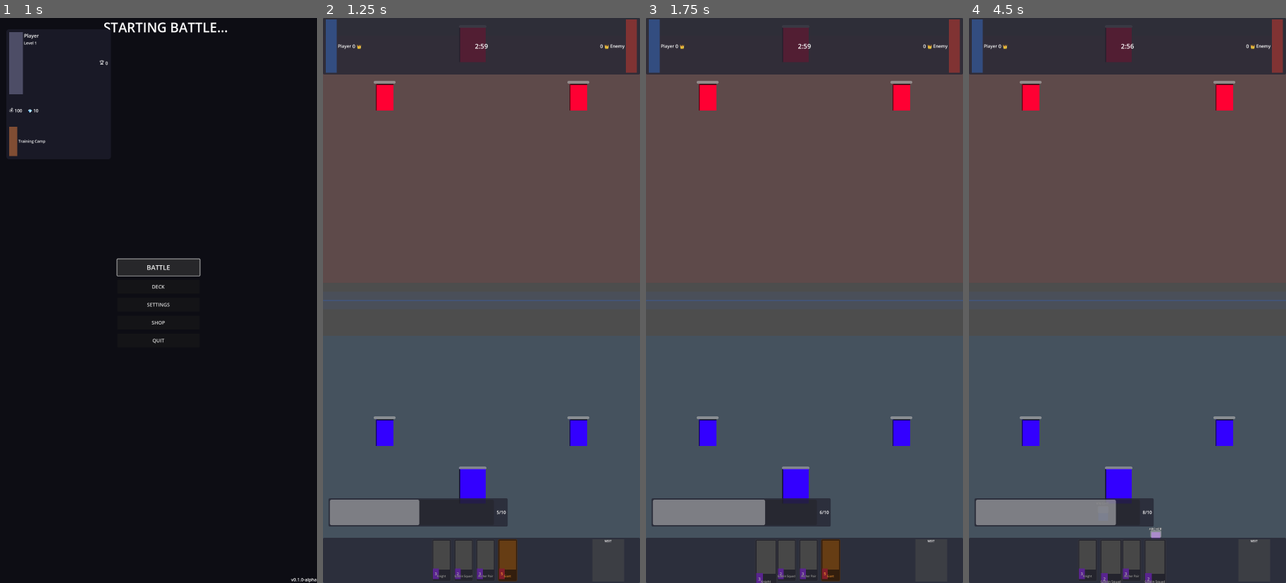
Above: before the commit, frames 1-4 (left to right).
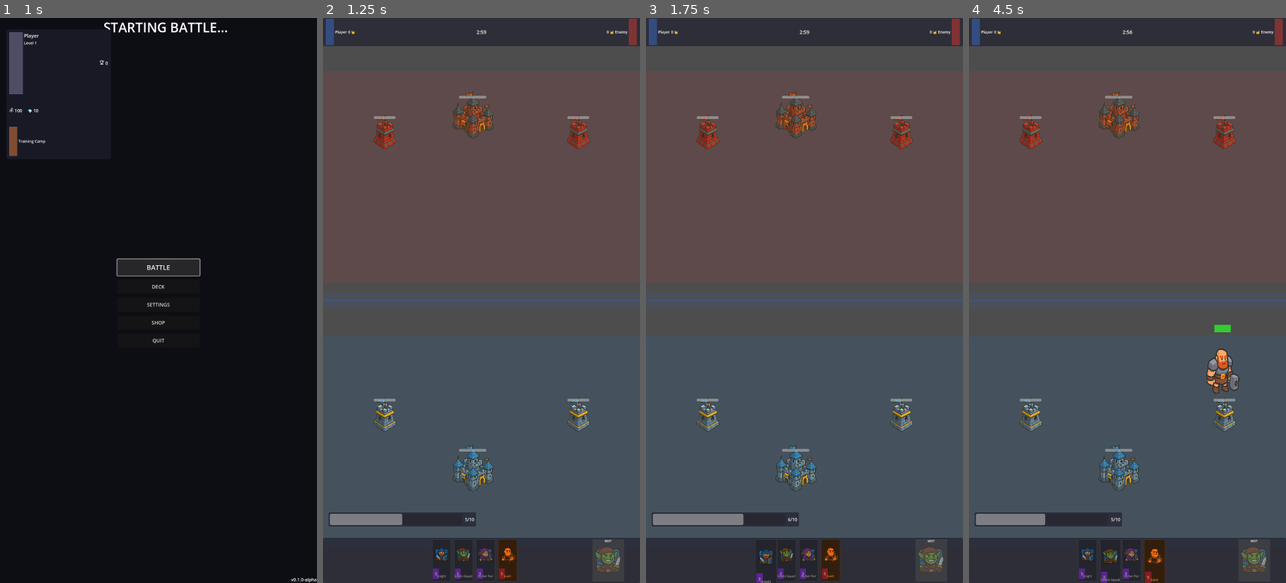
Above: after the commit, the same moments.

Repository: sethshoultes/battle-castles
Game: Godot game, scene res://scenes/ui/main_menu.tscn
The game is run twice, just before and just after one commit, with the same random seed, the same clock (stepped at 60 frames per second) and the same inputs.
Inputs (mouse positions are in pixels of both pictures, inside the frame that each line leads up to):
- Up to frame 1 (1 s): click "BATTLE" at 0.5 s
- Up to frame 2 (1.25 s): no input
- Up to frame 3 (1.75 s): tap Enter at 1.25 s; drag from (763, 560) to (706, 430) at 1.27 s
- Up to frame 4 (4.5 s): drag from (1108, 560) to (1029, 430) at 2.02 s; move the mouse to (1130, 560) at 2.77 s; hold D 2.78-3.5 s; tap 3 at 2.85 s; click (1130, 560) at 2.92 s; drag from (1152, 560) to (1029, 430) at 3.52 s; move the mouse to (1222, 385) at 4.27 s; hold S from 4.28 s (still down); tap Q at 4.35 s; click (1222, 385) at 4.42 s

Frame 1 is identical in both runs. In frame 2, 12% of the frame differs, in the area x 0-100%, y 0-98%; in frame 3, 12%; in frame 4, 13%, in the area x 0-100%, y 0-100%.

Commit message:
feat: Integrate sprite assets and improve battle UI
Add professional sprite assets for buildings, units, and cards:
- Building sprites: Player/enemy castles and towers (1024x1024)
- Card icons: Knight, Goblin, Archer, Giant
- Unit sprites: All 4 units with player/enemy variants
- UI card frame

Improve battlefield proportions and UI:
- Reduce battlefield height: 32→28 tiles for better aspect ratio
- Slim down top bar: 10%→5% screen height
- Reduce elixir bar: 60%→50% width, 5%→2.5% height
- Scale building sprites: Towers 0.135x, Castles 0.18x
- Reposition castles to avoid UI overlap

Add gameplay improvements:
- Unit spawn limits: 50 total, 30 per team
- Game over detection on castle destruction
- Elixir refund when hitting unit limits
- Victory/Defeat message display

Fix visual bugs:
- Remove gray ColorRect overlay on card icons
- Update unit rendering from ColorRect to Sprite2D
- Add styled health bars with green fill
- Position sprites properly (feet at origin)

🤖 Generated with [Claude Code](https://claude.com/claude-code)

Co-Authored-By: Claude <noreply@anthropic.com>

Diff:
--- a/client/resources/cards/archer.tres
+++ b/client/resources/cards/archer.tres
@@ -1,9 +1,11 @@
-[gd_resource type="Resource" script_class="CardData" load_steps=2 format=3]
+[gd_resource type="Resource" script_class="CardData" load_steps=3 format=3]
 
 [ext_resource type="Script" path="res://scripts/resources/card_data.gd" id="1"]
+[ext_resource type="Texture2D" path="res://assets/sprites/icons/archer_icon.png" id="2"]
 
 [resource]
 script = ExtResource("1")
+icon = ExtResource("2")
 card_name = "Archer Pair"
 description = "A pair of ranged attackers. Shoots from a distance and can hit air units."
 rarity = "Common"
--- a/client/resources/cards/giant.tres
+++ b/client/resources/cards/giant.tres
@@ -1,9 +1,11 @@
-[gd_resource type="Resource" script_class="CardData" load_steps=2 format=3]
+[gd_resource type="Resource" script_class="CardData" load_steps=3 format=3]
 
 [ext_resource type="Script" path="res://scripts/resources/card_data.gd" id="1"]
+[ext_resource type="Texture2D" path="res://assets/sprites/icons/giant_icon.png" id="2"]
 
 [resource]
 script = ExtResource("1")
+icon = ExtResource("2")
 card_name = "Giant"
 description = "Slow but durable, only attacks buildings. A real one-man wrecking crew!"
 rarity = "Rare"
--- a/client/resources/cards/goblin.tres
+++ b/client/resources/cards/goblin.tres
@@ -1,9 +1,11 @@
-[gd_resource type="Resource" script_class="CardData" load_steps=2 format=3]
+[gd_resource type="Resource" script_class="CardData" load_steps=3 format=3]
 
 [ext_resource type="Script" path="res://scripts/resources/card_data.gd" id="1"]
+[ext_resource type="Texture2D" path="res://assets/sprites/icons/goblin_icon.png" id="2"]
 
 [resource]
 script = ExtResource("1")
+icon = ExtResource("2")
 card_name = "Goblin Squad"
 description = "Three fast, unarmored melee attackers. Small, fast, and weak. Surround your enemies!"
 rarity = "Common"
--- a/client/resources/cards/knight.tres
+++ b/client/resources/cards/knight.tres
@@ -1,9 +1,11 @@
-[gd_resource type="Resource" script_class="CardData" load_steps=2 format=3]
+[gd_resource type="Resource" script_class="CardData" load_steps=3 format=3]
 
 [ext_resource type="Script" path="res://scripts/resources/card_data.gd" id="1"]
+[ext_resource type="Texture2D" path="res://assets/sprites/icons/knight_icon.png" id="2"]
 
 [resource]
 script = ExtResource("1")
+icon = ExtResource("2")
 card_name = "Knight"
 description = "A tough melee fighter. Deals good damage and can take a beating."
 rarity = "Common"
--- a/client/scenes/battle/battlefield.tscn
+++ b/client/scenes/battle/battlefield.tscn
@@ -1,9 +1,13 @@
-[gd_scene load_steps=10 format=3 uid="uid://battlefield001"]
+[gd_scene load_steps=12 format=3 uid="uid://battlefield001"]
 
 [ext_resource type="Script" path="res://scripts/battle/battlefield.gd" id="1_battlefield"]
 [ext_resource type="Script" path="res://scripts/battle/tower.gd" id="2_tower"]
 [ext_resource type="Script" path="res://scripts/battle/castle.gd" id="3_castle"]
 [ext_resource type="PackedScene" uid="uid://battle_ui_001" path="res://scenes/ui/battle_ui.tscn" id="4_battle_ui"]
+[ext_resource type="Texture2D" path="res://assets/sprites/buildings/tower_player.png" id="5_tower_player"]
+[ext_resource type="Texture2D" path="res://assets/sprites/buildings/tower_enemy.png" id="6_tower_enemy"]
+[ext_resource type="Texture2D" path="res://assets/sprites/buildings/castle_player.png" id="7_castle_player"]
+[ext_resource type="Texture2D" path="res://assets/sprites/buildings/castle_enemy.png" id="8_castle_enemy"]
 
 [sub_resource type="CircleShape2D" id="CircleShape2D_tower_range"]
 radius = 480.0
@@ -17,12 +21,6 @@
 [sub_resource type="RectangleShape2D" id="RectangleShape2D_castle_collision"]
 size = Vector2(96, 128)
 
-[sub_resource type="PlaceholderTexture2D" id="PlaceholderTexture2D_1"]
-size = Vector2(64, 96)
-
-[sub_resource type="PlaceholderTexture2D" id="PlaceholderTexture2D_2"]
-size = Vector2(96, 128)
-
 [node name="Battlefield" type="Node2D"]
 script = ExtResource("1_battlefield")
 
@@ -47,8 +45,8 @@
 script = ExtResource("2_tower")
 
 [node name="Sprite2D" type="Sprite2D" parent="Towers/PlayerLeftTower"]
-texture = SubResource("PlaceholderTexture2D_1")
-modulate = Color(0.2, 0.5, 1, 1)
+texture = ExtResource("5_tower_player")
+scale = Vector2(0.135, 0.135)
 
 [node name="CollisionShape2D" type="CollisionShape2D" parent="Towers/PlayerLeftTower"]
 shape = SubResource("RectangleShape2D_tower_collision")
@@ -78,8 +76,8 @@
 script = ExtResource("2_tower")
 
 [node name="Sprite2D" type="Sprite2D" parent="Towers/PlayerRightTower"]
-texture = SubResource("PlaceholderTexture2D_1")
-modulate = Color(0.2, 0.5, 1, 1)
+texture = ExtResource("5_tower_player")
+scale = Vector2(0.135, 0.135)
 
 [node name="CollisionShape2D" type="CollisionShape2D" parent="Towers/PlayerRightTower"]
 shape = SubResource("RectangleShape2D_tower_collision")
@@ -109,8 +107,8 @@
 script = ExtResource("3_castle")
 
 [node name="Sprite2D" type="Sprite2D" parent="Towers/PlayerCastle"]
-texture = SubResource("PlaceholderTexture2D_2")
-modulate = Color(0.2, 0.5, 1, 1)
+texture = ExtResource("7_castle_player")
+scale = Vector2(0.18, 0.18)
 
 [node name="CollisionShape2D" type="CollisionShape2D" parent="Towers/PlayerCastle"]
 shape = SubResource("RectangleShape2D_castle_collision")
@@ -140,8 +138,8 @@
 script = ExtResource("2_tower")
 
 [node name="Sprite2D" type="Sprite2D" parent="Towers/OpponentLeftTower"]
-texture = SubResource("PlaceholderTexture2D_1")
-modulate = Color(1, 0.2, 0.2, 1)
+texture = ExtResource("6_tower_enemy")
+scale = Vector2(0.135, 0.135)
 
 [node name="CollisionShape2D" type="CollisionShape2D" parent="Towers/OpponentLeftTower"]
 shape = SubResource("RectangleShape2D_tower_collision")
@@ -171,8 +169,8 @@
 script = ExtResource("2_tower")
 
 [node name="Sprite2D" type="Sprite2D" parent="Towers/OpponentRightTower"]
-texture = SubResource("PlaceholderTexture2D_1")
-modulate = Color(1, 0.2, 0.2, 1)
+texture = ExtResource("6_tower_enemy")
+scale = Vector2(0.135, 0.135)
 
 [node name="CollisionShape2D" type="CollisionShape2D" parent="Towers/OpponentRightTower"]
 shape = SubResource("RectangleShape2D_tower_collision")
@@ -202,8 +200,8 @@
 script = ExtResource("3_castle")
 
 [node name="Sprite2D" type="Sprite2D" parent="Towers/OpponentCastle"]
-texture = SubResource("PlaceholderTexture2D_2")
-modulate = Color(1, 0.2, 0.2, 1)
+texture = ExtResource("8_castle_enemy")
+scale = Vector2(0.18, 0.18)
 
 [node name="CollisionShape2D" type="CollisionShape2D" parent="Towers/OpponentCastle"]
 shape = SubResource("RectangleShape2D_castle_collision")
--- a/client/scenes/ui/battle_ui.tscn
+++ b/client/scenes/ui/battle_ui.tscn
@@ -17,19 +17,19 @@
 
 [node name="TopBar" type="Panel" parent="."]
 anchor_right = 1.0
-anchor_bottom = 0.1
+anchor_bottom = 0.05
 theme_override_styles/panel = SubResource("StyleBoxFlat_1")
 
 [node name="PlayerInfo" type="HBoxContainer" parent="TopBar"]
 anchor_bottom = 1.0
 anchor_right = 0.3
 offset_left = 10.0
-offset_top = 5.0
-offset_bottom = -5.0
+offset_top = 3.0
+offset_bottom = -3.0
 
 [node name="Avatar" type="TextureRect" parent="TopBar/PlayerInfo"]
 layout_mode = 2
-custom_minimum_size = Vector2(40, 40)
+custom_minimum_size = Vector2(30, 30)
 expand_mode = 1
 stretch_mode = 5
 
@@ -41,12 +41,12 @@
 [node name="PlayerName" type="Label" parent="TopBar/PlayerInfo"]
 layout_mode = 2
 text = "Player"
-theme_override_font_sizes/font_size = 16
+theme_override_font_sizes/font_size = 14
 
 [node name="CrownCount" type="Label" parent="TopBar/PlayerInfo"]
 layout_mode = 2
 text = "0 👑"
-theme_override_font_sizes/font_size = 18
+theme_override_font_sizes/font_size = 14
 
 [node name="TimerContainer" type="CenterContainer" parent="TopBar"]
 anchor_left = 0.5
@@ -58,7 +58,7 @@
 [node name="TimerLabel" type="Label" parent="TopBar/TimerContainer"]
 layout_mode = 2
 text = "3:00"
-theme_override_font_sizes/font_size = 24
+theme_override_font_sizes/font_size = 18
 horizontal_alignment = 1
 
 [node name="EnemyInfo" type="HBoxContainer" parent="TopBar"]
@@ -66,23 +66,23 @@
 anchor_right = 1.0
 anchor_bottom = 1.0
 offset_right = -10.0
-offset_top = 5.0
-offset_bottom = -5.0
+offset_top = 3.0
+offset_bottom = -3.0
 alignment = 2
 
 [node name="CrownCount" type="Label" parent="TopBar/EnemyInfo"]
 layout_mode = 2
 text = "0 👑"
-theme_override_font_sizes/font_size = 18
+theme_override_font_sizes/font_size = 14
 
 [node name="EnemyName" type="Label" parent="TopBar/EnemyInfo"]
 layout_mode = 2
 text = "Enemy"
-theme_override_font_sizes/font_size = 16
+theme_override_font_sizes/font_size = 14
 
 [node name="Avatar" type="TextureRect" parent="TopBar/EnemyInfo"]
 layout_mode = 2
-custom_minimum_size = Vector2(40, 40)
+custom_minimum_size = Vector2(30, 30)
 expand_mode = 1
 stretch_mode = 5
 
@@ -92,8 +92,8 @@
 color = Color(0.5, 0.2, 0.2, 1.0)
 
 [node name="ElixirContainer" type="Panel" parent="."]
-anchor_top = 0.85
-anchor_right = 0.6
+anchor_top = 0.875
+anchor_right = 0.5
 anchor_bottom = 0.9
 offset_left = 20.0
 offset_right = -20.0
--- a/client/scenes/ui/card_slot.tscn
+++ b/client/scenes/ui/card_slot.tscn
@@ -34,12 +34,6 @@
 mouse_filter = 2
 expand_mode = 1
 stretch_mode = 5
-
-[node name="ColorRect" type="ColorRect" parent="CardBackground/CardIcon"]
-anchor_right = 1.0
-anchor_bottom = 1.0
-mouse_filter = 2
-color = Color(0.4, 0.4, 0.4, 1.0)
 
 [node name="ElixirBadge" type="Panel" parent="CardBackground"]
 anchor_left = 0.05
--- a/client/scripts/battle/battlefield.gd
+++ b/client/scripts/battle/battlefield.gd
@@ -4,18 +4,22 @@
 # Grid constants
 const TILE_SIZE := 64  # 64 pixels per tile
 const GRID_WIDTH := 18  # tiles
-const GRID_HEIGHT := 32  # tiles
+const GRID_HEIGHT := 28  # tiles (reduced for better proportions)
 const BATTLEFIELD_WIDTH := GRID_WIDTH * TILE_SIZE  # 1152 pixels
-const BATTLEFIELD_HEIGHT := GRID_HEIGHT * TILE_SIZE  # 2048 pixels
+const BATTLEFIELD_HEIGHT := GRID_HEIGHT * TILE_SIZE  # 1792 pixels
+
+# Unit limits
+const MAX_UNITS_TOTAL := 50  # Maximum units on battlefield at once
+const MAX_UNITS_PER_TEAM := 30  # Maximum per team
 
 # River position (middle of the battlefield)
 const RIVER_Y := GRID_HEIGHT / 2 * TILE_SIZE  # 1024 pixels from top
 
 # Deployment zones (where players can place units)
-const PLAYER_DEPLOY_START_Y := 18  # Start at tile 18
-const PLAYER_DEPLOY_END_Y := 31  # End at tile 31
+const PLAYER_DEPLOY_START_Y := 16  # Start at tile 16
+const PLAYER_DEPLOY_END_Y := 27  # End at tile 27
 const OPPONENT_DEPLOY_START_Y := 1  # Start at tile 1
-const OPPONENT_DEPLOY_END_Y := 14  # End at tile 14
+const OPPONENT_DEPLOY_END_Y := 12  # End at tile 12
 
 # Team constants
 const TEAM_PLAYER := 0
@@ -44,6 +48,8 @@
 
 # State
 var battle_ui: Control = null
+var game_over: bool = false
+var winner_team: int = -1
 
 # Deployment zone highlighting
 var player_deploy_area: Rect2
@@ -91,20 +97,22 @@
 func setup_towers() -> void:
 	# Position player towers (bottom of field)
 	if player_left_tower:
-		player_left_tower.position = grid_to_world(Vector2i(3, 23))
+		player_left_tower.position = grid_to_world(Vector2i(3, 20))
 		player_left_tower.team = TEAM_PLAYER
 
 	if player_right_tower:
-		player_right_tower.position = grid_to_world(Vector2i(14, 23))
+		player_right_tower.position = grid_to_world(Vector2i(14, 20))
 		player_right_tower.team = TEAM_PLAYER
 
 	if player_castle:
-		player_castle.position = grid_to_world(Vector2i(8, 26))
+		player_castle.position = grid_to_world(Vector2i(8, 23))
 		player_castle.team = TEAM_PLAYER
 		player_castle.linked_towers = [
 			player_left_tower.get_path(),
 			player_right_tower.get_path()
 		]
+		# Connect to castle destruction for game over
+		player_castle.tower_destroyed.connect(_on_castle_destroyed)
 
 	# Position opponent towers (top of field)
 	if opponent_left_tower:
@@ -116,12 +124,14 @@
 		opponent_right_tower.team = TEAM_OPPONENT
 
 	if opponent_castle:
-		opponent_castle.position = grid_to_world(Vector2i(8, 1))
+		opponent_castle.position = grid_to_world(Vector2i(8, 3))
 		opponent_castle.team = TEAM_OPPONENT
 		opponent_castle.linked_towers = [
 			opponent_left_tower.get_path(),
 			opponent_right_tower.get_path()
 		]
+		# Connect to castle destruction for game over
+		opponent_castle.tower_destroyed.connect(_on_castle_destroyed)
 
 func draw_grid_visual() -> void:
 	# This will be called to draw the grid
@@ -227,7 +237,23 @@
 		print("Cannot deploy unit at position: ", position)
 		return null
 
-	print("Spawning ", unit_type, " at ", position, " for team ", team)
+	# Check unit limits
+	var total_units = units_container.get_child_count()
+	if total_units >= MAX_UNITS_TOTAL:
+		print("Cannot spawn - max total units reached (", MAX_UNITS_TOTAL, ")")
+		return null
+
+	# Count units for this team
+	var team_units = 0
+	for unit in units_container.get_children():
+		if unit.has_method("get_team") and unit.get_team() == team:
+			team_units += 1
+
+	if team_units >= MAX_UNITS_PER_TEAM:
+		print("Cannot spawn - max units for team ", team, " reached (", MAX_UNITS_PER_TEAM, ")")
+		return null
+
+	print("Spawning ", unit_type, " at ", position, " for team ", team, " (", team_units + 1, "/", MAX_UNITS_PER_TEAM, ")")
 
 	# Load the SimpleUnit script
 	var SimpleUnitScript = load("res://scripts/battle/simple_unit.gd")
@@ -251,45 +277,74 @@
 	# Get unit-specific visuals
 	var unit_visuals = _get_unit_visuals(unit_type)
 
-	# Add visual representation
-	var sprite = ColorRect.new()
-	sprite.size = unit_visuals.size
-	sprite.position = Vector2(-unit_visuals.size.x / 2, -unit_visuals.size.y)
-	sprite.mouse_filter = Control.MOUSE_FILTER_IGNORE
-
-	# Color based on team and unit type
-	if team == TEAM_PLAYER:
-		sprite.color = unit_visuals.player_color
+	# Add visual representation - Load actual sprite
+	var sprite = Sprite2D.new()
+
+	# Determine sprite path based on unit type and team
+	var sprite_suffix = "_player" if team == TEAM_PLAYER else "_enemy"
+	var sprite_path = "res://assets/sprites/units/" + unit_type + sprite_suffix + ".png"
+
+	# Load the texture
+	var texture = load(sprite_path)
+	if texture:
+		sprite.texture = texture
+		# Scale sprite MUCH larger for visibility (3x the target size)
+		var texture_size = texture.get_size()
+		var target_size = unit_visuals.size * 3.0  # Make 3x larger
+		sprite.scale = Vector2(
+			target_size.x / texture_size.x,
+			target_size.y / texture_size.y
+		)
+		print("  Loaded sprite: ", sprite_path, " (", texture_size, ") scaled to ", target_size)
 	else:
-		sprite.color = unit_visuals.enemy_color
+		print("  WARNING: Could not load sprite: ", sprite_path)
+
+	# Center the sprite - bottom of sprite at unit position (feet)
+	sprite.offset = Vector2(0, -unit_visuals.size.y * 3)  # Sprite bottom at origin
 
 	unit.add_child(sprite)
 
-	# Add unit name label - ABOVE the unit
-	var label = Label.new()
-	label.text = unit_visuals.display_name
-	label.position = Vector2(-25, -unit_visuals.size.y - 20)
-	label.add_theme_font_size_override("font_size", 12)
-	label.add_theme_color_override("font_color", Color.WHITE)
-	label.add_theme_color_override("font_outline_color", Color.BLACK)
-	label.add_theme_constant_override("outline_size", 2)
-	label.mouse_filter = Control.MOUSE_FILTER_IGNORE
-	unit.add_child(label)
-
-	# Add health bar
+	# Add health bar - ABOVE the head, calculated from actual sprite height
 	var health_bar = ProgressBar.new()
-	health_bar.position = Vector2(-20, -55)
-	health_bar.size = Vector2(40, 5)
+	var health_bar_height = 6
+
+	# The sprite top is at: -unit_visuals.size.y * 3
+	# We want the bar 1 pixel above that
+	var sprite_top_y = -unit_visuals.size.y * 3
+	var bar_y_position = sprite_top_y - health_bar_height - 1
+
+	health_bar.position = Vector2(-30, bar_y_position)
+	health_bar.size = Vector2(60, health_bar_height)  # Wide bar
 	health_bar.show_percentage = false
 	health_bar.mouse_filter = Control.MOUSE_FILTER_IGNORE
+
+	# Style the health bar with green fill
+	var style_box = StyleBoxFlat.new()
+	style_box.bg_color = Color(0.2, 0.8, 0.2, 1.0)  # Bright green
+	style_box.corner_radius_top_left = 2
+	style_box.corner_radius_top_right = 2
+	style_box.corner_radius_bottom_left = 2
+	style_box.corner_radius_bottom_right = 2
+	health_bar.add_theme_stylebox_override("fill", style_box)
+
+	# Dark background for health bar
+	var bg_style = StyleBoxFlat.new()
+	bg_style.bg_color = Color(0.2, 0.2, 0.2, 0.8)  # Dark gray background
+	bg_style.corner_radius_top_left = 2
+	bg_style.corner_radius_top_right = 2
+	bg_style.corner_radius_bottom_left = 2
+	bg_style.corner_radius_bottom_right = 2
+	health_bar.add_theme_stylebox_override("background", bg_style)
+
 	unit.add_child(health_bar)
 
-	# Add collision shape
+	# Add collision shape - this is for physics, not rendering
 	var collision_shape = CollisionShape2D.new()
 	var shape = RectangleShape2D.new()
-	shape.size = Vector2(30, 40)
+	shape.size = Vector2(40, 50)  # Slightly larger for bigger sprites
 	collision_shape.shape = shape
-	collision_shape.position = Vector2(0, -24)
+	collision_shape.position = Vector2(0, -30)  # Adjusted for larger sprite
+	collision_shape.debug_color = Color(0, 0, 0, 0)  # Make debug shape invisible
 	unit.add_child(collision_shape)
 
 	# Set collision layers
@@ -348,6 +403,9 @@
 	queue_redraw()
 
 func _input(event: InputEvent) -> void:
+	if game_over:
+		return  # Don't allow input after game over
+
 	if event is InputEventMouseButton and event.pressed and event.button_index == MOUSE_BUTTON_LEFT:
 		# Check if we have a selected card
 		if battle_ui and battle_ui.selected_card:
@@ -417,6 +475,11 @@
 
 	if unit:
 		print("Player deployed: ", card.card_name)
+	else:
+		# Failed to spawn (likely hit unit limit) - refund elixir
+		if battle_ui and card is CardData:
+			battle_ui.refund_elixir(card.elixir_cost)
+			print("Refunded ", card.elixir_cost, " elixir - unit limit reached")
 
 # AI Enemy System
 var ai_timer: Timer
@@ -440,6 +503,12 @@
 	print("AI system started - deploying every 5 seconds")
 
 func _on_ai_timer_timeout() -> void:
+	# Stop spawning if game is over
+	if game_over:
+		if ai_timer:
+			ai_timer.stop()
+		return
+
 	# Randomly deploy an AI unit
 	if ai_cards.is_empty():
 		return
@@ -455,3 +524,29 @@
 
 	if unit:
 		print("AI deployed: ", random_card.card_name, " at ", spawn_pos)
+
+func _on_castle_destroyed(team: int, tower_type: String) -> void:
+	# A castle was destroyed - game over!
+	if tower_type == "castle":
+		game_over = true
+		winner_team = TEAM_OPPONENT if team == TEAM_PLAYER else TEAM_PLAYER
+
+		# Stop AI spawning
+		if ai_timer:
+			ai_timer.stop()
+
+		# Show game over message
+		var winner_text = "VICTORY!" if winner_team == TEAM_PLAYER else "DEFEAT!"
+		print("===================")
+		print("GAME OVER - ", winner_text)
+		print("===================")
+
+		# Create a simple game over label
+		var game_over_label = Label.new()
+		game_over_label.text = winner_text
+		game_over_label.position = Vector2(BATTLEFIELD_WIDTH / 2 - 100, BATTLEFIELD_HEIGHT / 2)
+		game_over_label.add_theme_font_size_override("font_size", 64)
+		game_over_label.add_theme_color_override("font_color", Color(1, 1, 0, 1) if winner_team == TEAM_PLAYER else Color(1, 0, 0, 1))
+		game_over_label.add_theme_color_override("font_outline_color", Color.BLACK)
+		game_over_label.add_theme_constant_override("outline_size", 8)
+		add_child(game_over_label)
--- a/client/scripts/battle/simple_unit.gd
+++ b/client/scripts/battle/simple_unit.gd
@@ -27,7 +27,7 @@
 
 # References
 var health_bar: ProgressBar = null
-var sprite: ColorRect = null
+var sprite: Sprite2D = null
 
 func _ready() -> void:
 	print("SimpleUnit _ready() called - Team: ", team, " Type: ", unit_type, " Pos: ", global_position)
@@ -36,7 +36,7 @@
 	for child in get_children():
 		if child is ProgressBar:
 			health_bar = child
-		elif child is ColorRect:
+		elif child is Sprite2D:
 			sprite = child
 
 	# Apply stats if we have card_data already
@@ -234,11 +234,11 @@
 
 func flash_sprite() -> void:
 	if sprite:
-		var original_color = sprite.color
-		sprite.color = Color.WHITE
+		var original_modulate = sprite.modulate
+		sprite.modulate = Color(2.0, 2.0, 2.0, 1.0)  # Brighten the sprite
 		await get_tree().create_timer(0.1).timeout
 		if is_instance_valid(sprite):
-			sprite.color = original_color
+			sprite.modulate = original_modulate
 
 func get_team() -> int:
 	return team
--- a/client/scripts/ui/battle_ui.gd
+++ b/client/scripts/ui/battle_ui.gd
@@ -135,9 +135,8 @@
 func set_next_card(card: Resource) -> void:
 	next_card = card
 	# Update next card preview visual
-	if next_card and next_card_preview:
-		# Set preview texture when card resources are implemented
-		pass
+	if next_card and next_card_preview and next_card is CardData:
+		next_card_preview.texture = next_card.icon
 
 func cycle_card(index: int) -> void:
 	if index < 0 or index >= 4:
@@ -164,6 +163,9 @@
 	if card_slot:
 		card_slot.set_card(new_card)
 		print("  New card: ", new_card.card_name)
+
+	# Update next card preview with another random card
+	set_next_card(available_cards[randi() % available_cards.size()])
 
 func use_elixir(amount: float) -> bool:
 	if current_elixir >= amount:
@@ -259,10 +261,11 @@
 	# Create a deck with multiple copies of each card
 	card_hand = starting_hand.duplicate()
 
-	# Set up next card (for cycling)
-	next_card = knight  # Will be randomized
-
 	# Set the card hand
 	set_card_hand(starting_hand)
 
+	# Set up next card (random from available cards)
+	var available_cards: Array = [knight, goblin, archer, giant]
+	set_next_card(available_cards[randi() % available_cards.size()])
+
 	print("Cards loaded and initialized in battle UI")
Binary file added: client/assets/sprites/buildings/castle_enemy.png
Binary file added: client/assets/sprites/buildings/castle_player.png
Binary file added: client/assets/sprites/buildings/tower_enemy.png
Binary file added: client/assets/sprites/buildings/tower_player.png
Binary file added: client/assets/sprites/icons/archer_icon.png
Binary file added: client/assets/sprites/icons/giant_icon.png
Binary file added: client/assets/sprites/icons/goblin_icon.png
Binary file added: client/assets/sprites/icons/knight_icon.png
Binary file added: client/assets/sprites/ui/card_frame.png
Binary file added: client/assets/sprites/units/archer_enemy.png
Binary file added: client/assets/sprites/units/archer_player.png
Binary file added: client/assets/sprites/units/giant_enemy.png
(and 1 more such lines)
